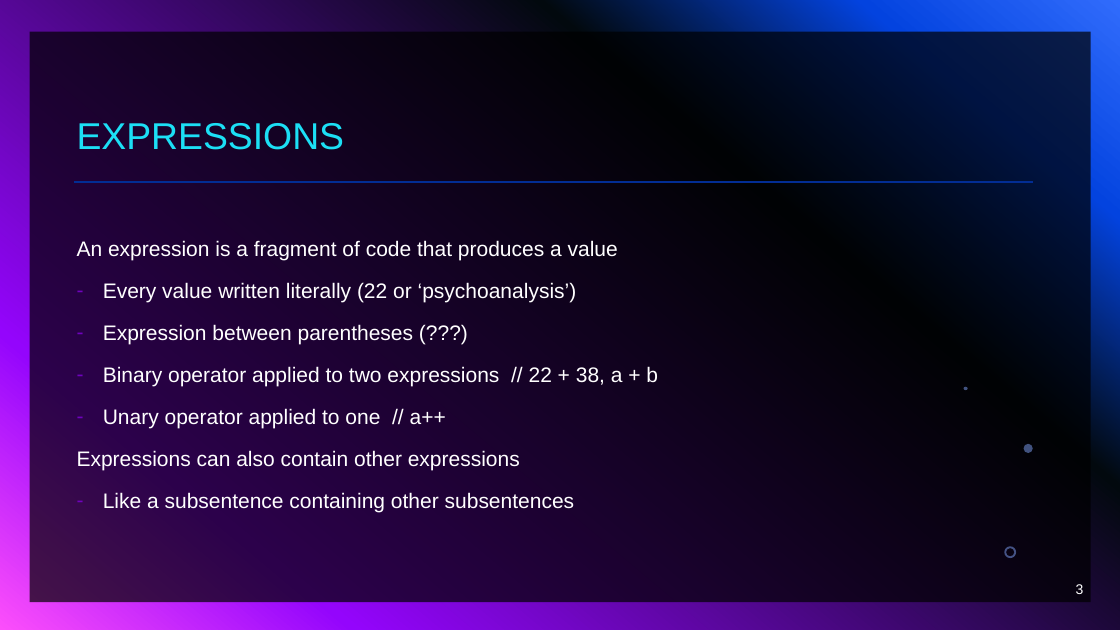
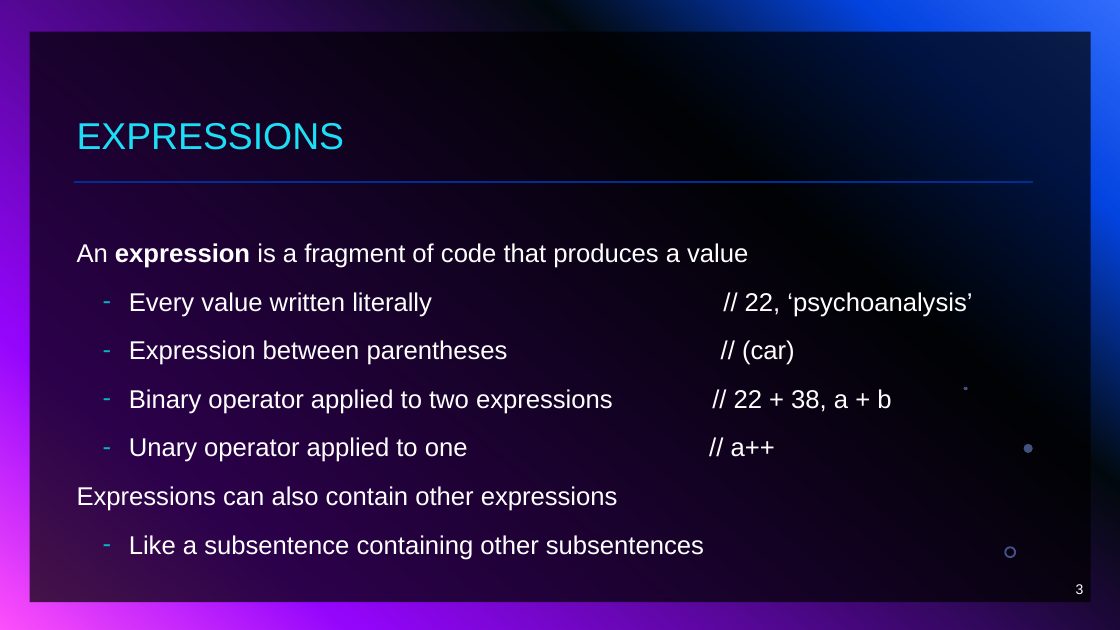
Before and after one commit to dtarvin/JavaScript-Class, a slide deck: slide 3 of slides for class/my slides/Expressions and Statements.pptx. Drawn at 1120x630 pixels with LibreOffice and Linux fonts; fonts in the diff are those of the drawing. Boxes give left, top, right and bottom in pixels: in the first picture for what was removed or moved away, otherwise in the second. Text is boxed around its words. In the diff, an @@ line names an element or a change of style, - is before the commit and + after.

```diff
--- a/slides for class/my slides/Expressions and Statements.pptx
+++ b/slides for class/my slides/Expressions and Statements.pptx
@@ text at (77,243,891,560): size 18 to 22 pt in "An expression is a fragment of code ...", "Binary operator applied to two expressions // ...", "Unary operator applied to one // a++", "Expressions can also contain other expressions" and 1 more places; bold on in "expression"; list level 1 to 2 in "Binary operator applied to two ..."; bullet colour #9405FC to #1CDFF5; list level 1 to 2 in "Unary operator applied to one ..."; list level 1 to 2 in "Like a subsentence containing other ..." @@
@@ text at (129,292,972,365): text changed; size 18 to 22 pt @@
-– Every value written literally (22 or ‘psychoanalysis’)
-– Expression between parentheses (???)
+  – Every value written literally // 22, ‘psychoanalysis’
+  – Expression between parentheses // (car)
```
Also in this commit, not shown: 5 other slides changed, 45 other files.
